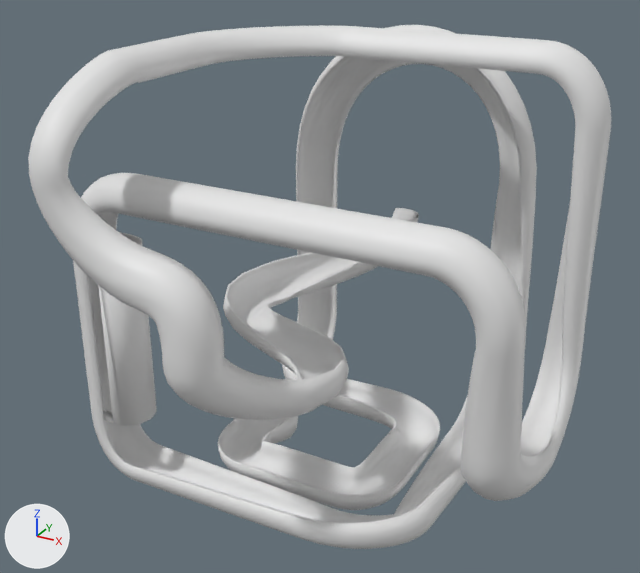
The OBJ model Assets/path_v3.obj as it was, and as the next commit left it.
Camera for both pictures: a 50 mm lens placed at (1.79, -3.35, 1.61), pointed at (-0.04, -0.01, -0.06). Lighting does not change. The marker at lower left points along +X, +Y and +Z. Where no turn or scale is listed for an object, it has been applied to the vertices.

The first picture shows 'BRIDGE_Mesh.001', 'BezierCurve', 'START_Mesh.002'.
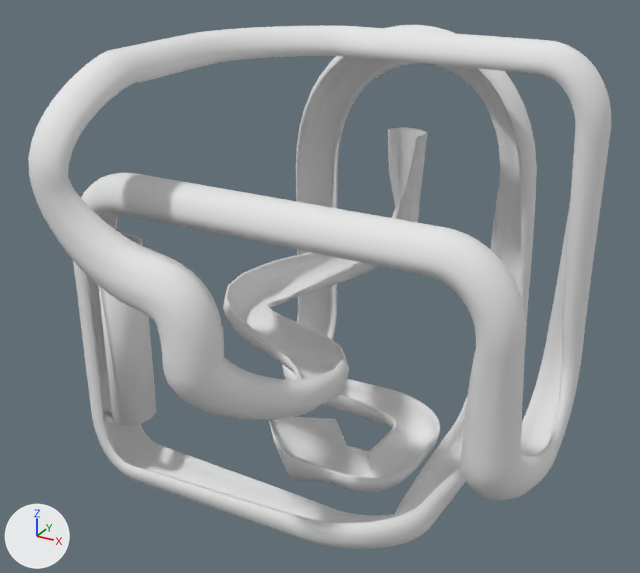
Commit message: update path with better sphere placement

What differs and where, as boxes (x1, y1, x2, y2) in the pictures (640 x 573 px):
'START_Mesh.002', mesh turned: before (230, 378, 298, 449); after (269, 417, 352, 485)
part 1 of me_beziercurve, cut back: before (218, 424, 436, 510); after (330, 435, 436, 492)
part 2 of me_beziercurve, built on: before (392, 208, 413, 222); after (388, 127, 427, 222)

The change in detail:
Material 'None' (mat_none) is new.
Its base color is (0.8, 0.8, 0.8) (white #e7e7e7).
Its roughness is 1.0.
me_beziercurve is used by ob_beziercurve; location (0.0, 0.0, 0.0).
me_beziercurve had 12990 vertices, 12960 faces and spanned x -1.04..1.1, y -1.06..1.14, z -1.09..1.04.
me_beziercurve now has 12270 vertices, 12240 faces and spans x -1.04..1.1, y -1.06..1.14, z -1.09..1.04.
me_beziercurve part 1: 106 vertices moved from x 0.21..0.45, y 0.05..0.3, z -1.08..-0.94 to x 0.15..0.45, y -0.17..0.24, z -1.08..-0.94; 1305 vertices removed from x -0.57..0.45, y -0.34..0.3, z -1.08..-0.94; 225 vertices added at x 0.1..0.38, y -0.17..0.24, z -1.08..-0.94.
me_beziercurve part 2: 9 vertices removed from x -0.17..-0.01, y 0.91..1.13, z -0.03; 369 vertices added at x -0.19..0.05, y 0.91..1.14, z -0.02..0.45.
me_beziercurve now uses material mat_none (white #e7e7e7).
me_start_mesh_002 has 142 vertices, 112 faces and spans x -0.67..-0.245, y -0.068..0.388, z -1.114..-0.862.
me_start_mesh_002 is used by ob_start_mesh_002; location (0.0, 0.0, 0.0).
me_start_mesh_002 part 3: the whole mesh is turned 82.5 degrees about the z axis through its middle, then moved by (0.346, -0.194, -0.001).
